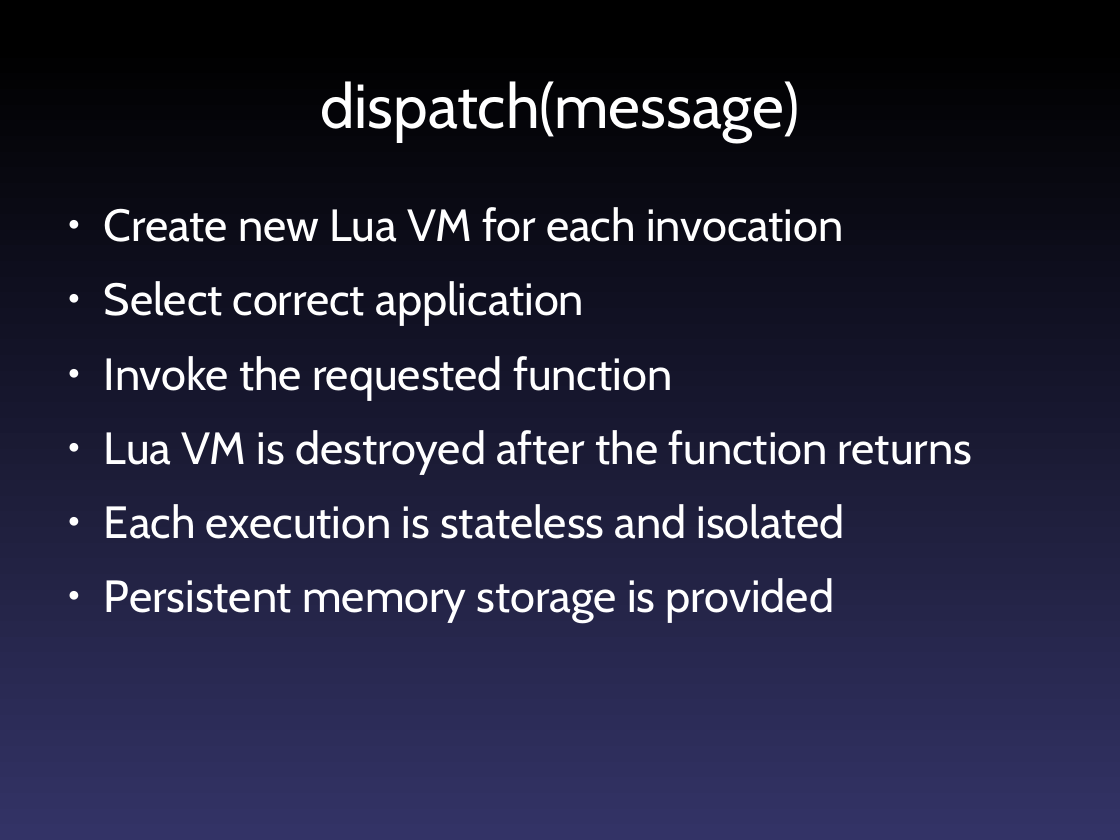
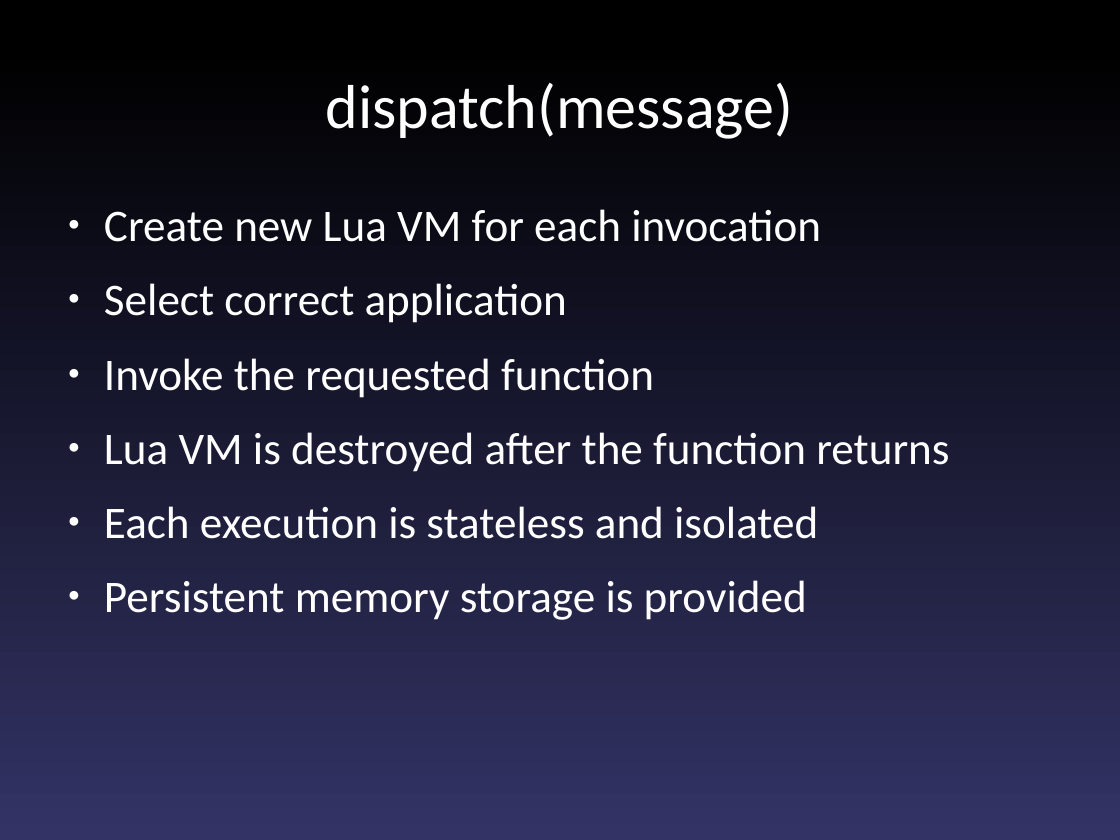
Before and after one commit to fajran/luaspot, a slide deck: slide 8 of doc/presentation/Scriptable Sensor Network.odp. Drawn at 1120x840 pixels with LibreOffice and Linux fonts; fonts in the diff are those of the drawing. Boxes give left, top, right and bottom in pixels: in the first picture for what was removed or moved away, otherwise in the second. Text is boxed around its words. In the diff, an @@ line names an element or a change of style, - is before the commit and + after.

```diff
--- a/doc/presentation/Scriptable Sensor Network.odp
+++ b/doc/presentation/Scriptable Sensor Network.odp
@@ title "dispatch(message)" at [326,83,794,139]: font Cabin to Calibri @@
@@ text "Create new Lua VM for ..." at [104,209,949,620]: font Cabin to Calibri @@
```
Also in this commit, not shown: 14 other slides changed.
